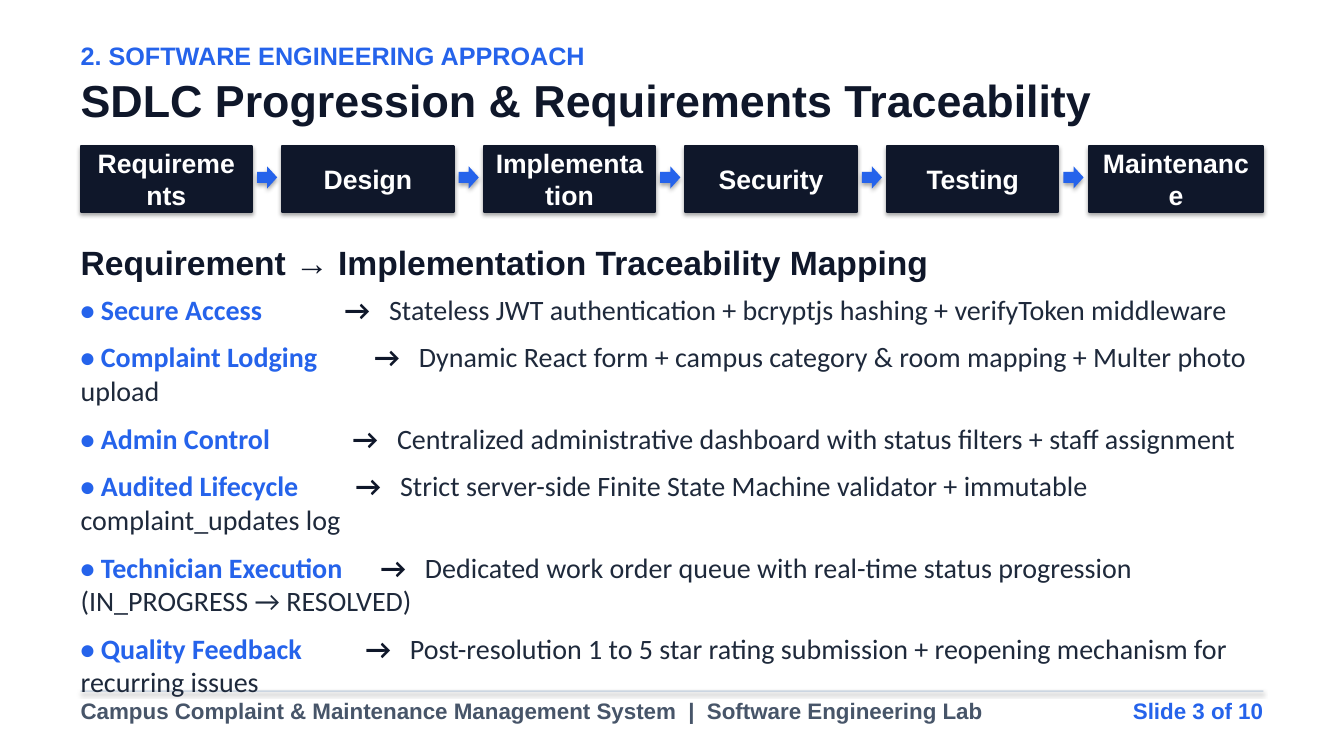
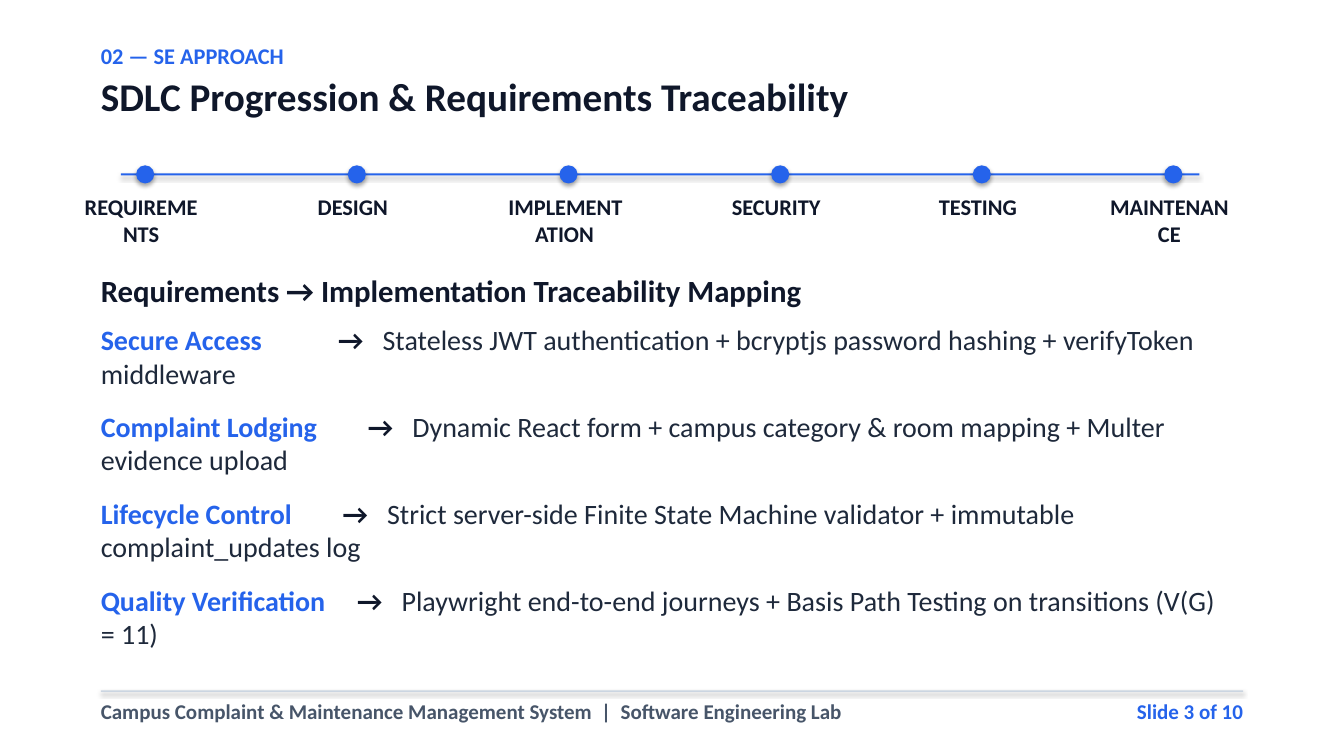
Before and after one commit to karthikeyangullipalli/Campus-Complaint-Maintenance-Management-System, a slide deck: slide 3 of Campus_Complaint_Management_System_Mini_Project_Presentation.pptx. Drawn at 1344x756 pixels with LibreOffice and Linux fonts; fonts in the diff are those of the drawing. Boxes give left, top, right and bottom in pixels: in the first picture for what was removed or moved away, otherwise in the second. Text is boxed around its words. In the diff, an @@ line names an element or a change of style, - is before the commit and + after.

Commit message:
Rebuild CCMS presentation with clean engineering visual hierarchy, zero card grids, and verified non-overlapping geometry

```diff
--- a/Campus_Complaint_Management_System_Mini_Project_Presentation.pptx
+++ b/Campus_Complaint_Management_System_Mini_Project_Presentation.pptx
@@ text at box(101, 49, 284, 64): text changed; size 18 to 16 pt; font Arial to Calibri @@
-2. SOFTWARE ENGINEERING APPROACH
+02 — SE APPROACH
@@ text "SDLC Progression & Requirements Traceability": place and size @@
-text "SDLC Progression & Requirements Traceability" at box(81, 84, 1090, 126)
+text "SDLC Progression & Requirements Traceability" at box(101, 83, 848, 118)
@@ text "SDLC Progression & Requirements Traceability" at box(101, 83, 848, 118): size 32 to 28 pt, font Arial to Calibri @@
@@ rectangle added at box(121, 173, 1200, 175), fill #2563EB @@
@@ right arrow to ellipse in 5 elements at box(771, 165, 789, 184), box(973, 165, 991, 184), box(560, 165, 578, 184), box(348, 165, 366, 184), box(136, 165, 154, 184) @@
@@ ellipse: place and size @@
-ellipse at box(257, 166, 277, 189)
+ellipse at box(136, 165, 154, 184)
@@ ellipse: place and size @@
-ellipse at box(459, 166, 479, 189)
+ellipse at box(348, 165, 366, 184)
@@ ellipse: place and size @@
-ellipse at box(660, 166, 681, 189)
+ellipse at box(560, 165, 578, 184)
@@ ellipse: place and size @@
-ellipse at box(862, 166, 882, 189)
+ellipse at box(771, 165, 789, 184)
@@ ellipse: place and size @@
-ellipse at box(1064, 166, 1084, 189)
+ellipse at box(973, 165, 991, 184)
@@ ellipse added at box(1165, 165, 1183, 184), fill #2563EB @@
@@ vertical alignment middle to top; fill #0F172A to none; outline #0F172A 1.5 pt to none; shadow off in 6 elements at box(504, 194, 635, 234), box(1109, 194, 1240, 234), box(939, 200, 1017, 215), box(732, 200, 821, 215), box(318, 200, 388, 215), box(81, 194, 212, 234) @@
@@ text at box(81, 194, 212, 234): text changed; size 19 to 16 pt; font Arial to Calibri; text colour #FFFFFF to #0F172A @@
-Requirements
+REQUIREMENTS
@@ text "REQUIREMENTS": place and size @@
-text "REQUIREMENTS" at box(81, 146, 252, 212)
+text "REQUIREMENTS" at box(81, 194, 212, 234)
@@ text "DESIGN": place and size @@
-text "DESIGN" at box(282, 146, 454, 212)
+text "DESIGN" at box(318, 200, 388, 215)
@@ text at box(318, 200, 388, 215): text changed; size 19 to 16 pt; font Arial to Calibri; text colour #FFFFFF to #0F172A @@
-Design
+DESIGN
@@ text at box(504, 194, 635, 234): text changed; size 19 to 16 pt; font Arial to Calibri; text colour #FFFFFF to #0F172A @@
-Implementation
+IMPLEMENTATION
@@ text "IMPLEMENTATION": place and size @@
-text "IMPLEMENTATION" at box(484, 146, 655, 212)
+text "IMPLEMENTATION" at box(504, 194, 635, 234)
@@ text "SECURITY": place and size @@
-text "SECURITY" at box(686, 146, 857, 212)
+text "SECURITY" at box(732, 200, 821, 215)
@@ text at box(732, 200, 821, 215): text changed; size 19 to 16 pt; font Arial to Calibri; text colour #FFFFFF to #0F172A @@
-Security
+SECURITY
@@ text "TESTING": place and size @@
-text "TESTING" at box(887, 146, 1059, 212)
+text "TESTING" at box(939, 200, 1017, 215)
@@ text at box(939, 200, 1017, 215): text changed; size 19 to 16 pt; font Arial to Calibri; text colour #FFFFFF to #0F172A @@
-Testing
+TESTING
@@ text at box(1109, 194, 1240, 234): text changed; size 19 to 16 pt; font Arial to Calibri; text colour #FFFFFF to #0F172A @@
-Maintenance
+MAINTENANCE
@@ text "MAINTENANCE": place and size @@
-text "MAINTENANCE" at box(1089, 146, 1263, 212)
+text "MAINTENANCE" at box(1109, 194, 1240, 234)
@@ text at box(101, 280, 801, 308): text changed; size 24 to 22 pt; font Arial to Calibri @@
-Requirement → Implementation Traceability Mapping
+Requirements → Implementation Traceability Mapping
@@ text at box(101, 330, 1214, 616): text changed @@
-• Secure Access → Stateless JWT authentication + bcryptjs hashing + verifyToken middleware
-• Complaint Lodging → Dynamic React form + campus category & room mapping + Multer photo upload
-• Admin Control → Centralized administrative dashboard with status filters + staff assignment
-• Audited Lifecycle → Strict server-side Finite State Machine validator + immutable complaint_updates log
-• Technician Execution → Dedicated work order queue with real-time status progression (IN_PROGRESS → RESOLVED)
-• Quality Feedback → Post-resolution 1 to 5 star rating submission + reopening mechanism for recurring issues
+Secure Access → Stateless JWT authentication + bcryptjs password hashing + verifyToken middleware
+Complaint Lodging → Dynamic React form + campus category & room mapping + Multer evidence upload
+Lifecycle Control → Strict server-side Finite State Machine validator + immutable complaint_updates log
+Quality Verification → Playwright end-to-end journeys + Basis Path Testing on transitions (V(G) = 11)
@@ text "Campus Complaint & Maintenance Management ...": place and size @@
-text "Campus Complaint & Maintenance Management ..." at box(81, 702, 983, 724)
+text "Campus Complaint & Maintenance Management ..." at box(101, 704, 841, 723)
@@ text "Campus Complaint & Maintenance Management ..." at box(101, 704, 841, 723): size 16 to 15 pt, font Arial to Calibri @@
@@ rectangle: place and size @@
-rectangle at box(81, 691, 1263, 692)
+rectangle at box(101, 691, 1243, 692)
@@ text "Slide 3 of 10" at box(1137, 704, 1243, 719): size 16 to 15 pt, font Arial to Calibri @@
```
Also in this commit, not shown: 8 other slides changed, 1 slide added, 1 slide removed, 1 other file.
